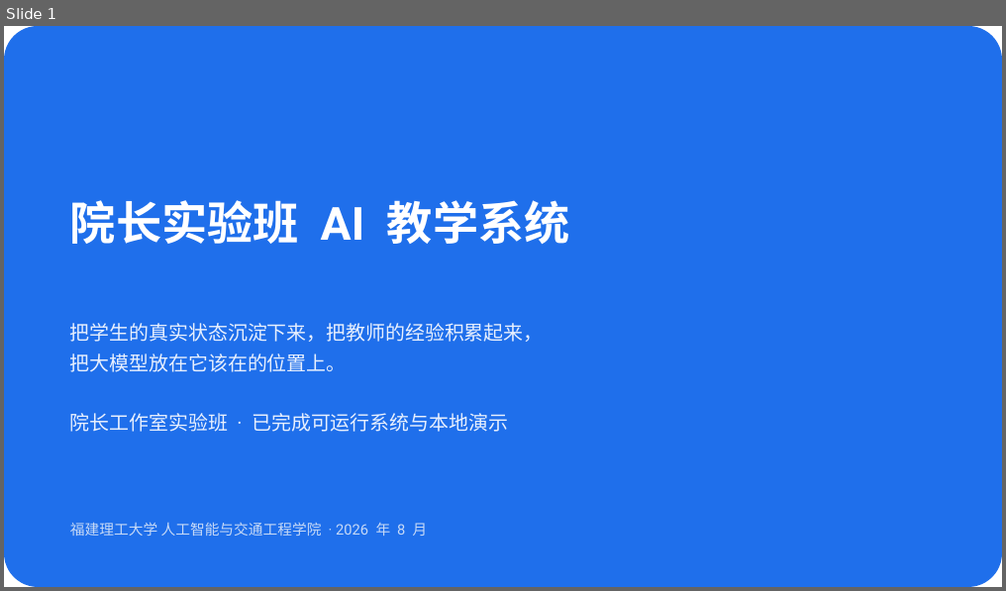
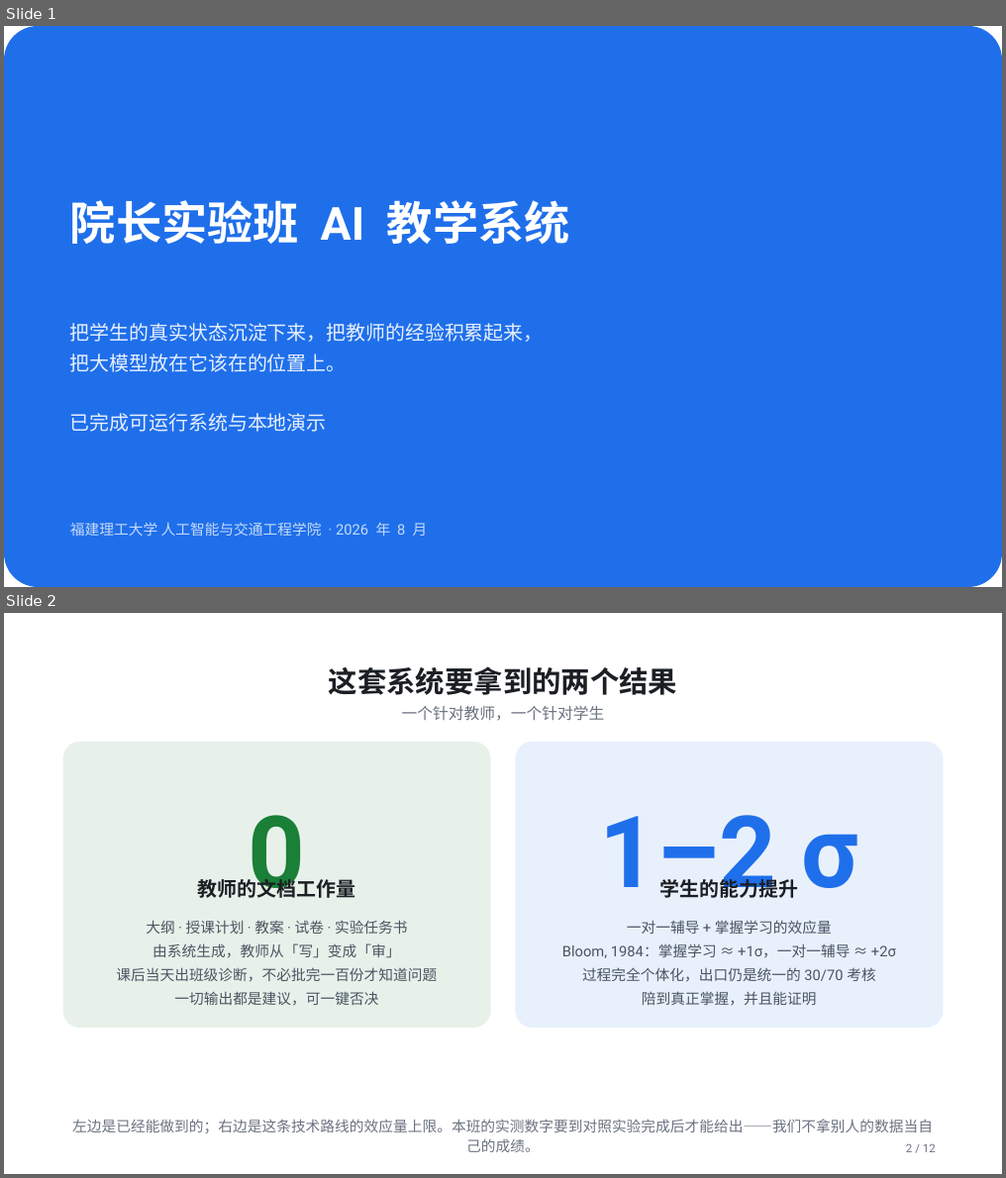
Before and after one commit to codesoldier99/AI_EDU, a slide deck: docs/slides/院长实验班AI教学系统_汇报.pptx. Shown one above the other, each under a label of ours: slide 1 before the commit, slides 1 and 2 after it. The pictures are 1006x591 and 1006x1178 pixels, drawn with LibreOffice and Linux fonts; fonts in the diff are those of the drawing. Boxes give left, top, right and bottom in pixels: in the first picture for what was removed or moved away, otherwise in the second. Text is boxed around its words. In the diff, an @@ line names an element or a change of style, - is before the commit and + after.

```diff
--- a/docs/slides/院长实验班AI教学系统_汇报.pptx
+++ b/docs/slides/院长实验班AI教学系统_汇报.pptx
@@ slide 2 added at [4, 613, 1002, 1174], background #FFFFFF @@
@@ text added at [329, 666, 677, 695], 28 pt, text #1B1F24, bold @@
+这套系统要拿到的两个结果
@@ text added at [402, 706, 605, 721], 15 pt, text #6B7280 @@
+一个针对教师，一个针对学生
@@ rounded rectangle added at [63, 742, 491, 1029], fill #1A7F37 at 10% opacity @@
@@ rounded rectangle added at [515, 742, 944, 1029], fill #1F6FEB at 10% opacity @@
@@ text added at [249, 815, 306, 898], 96 pt, text #1A7F37, bold @@
+0
@@ text added at [599, 815, 859, 898], 96 pt, text #1F6FEB, bold @@
+1–2 σ
@@ text added at [198, 876, 355, 898], 19 pt, text #1B1F24, bold @@
+教师的文档工作量
@@ text added at [660, 876, 798, 898], 19 pt, text #1B1F24, bold @@
+学生的能力提升
@@ text added at [116, 920, 437, 1006], 14 pt, text #4A5561 @@
+大纲 · 授课计划 · 教案 · 试卷 · 实验任务书
+由系统生成，教师从「写」变成「审」
+课后当天出班级诊断，不必批完一百份才知道问题
+一切输出都是建议，可一键否决
@@ text added at [562, 920, 896, 1006], 14 pt, text #4A5561 @@
+一对一辅导 + 掌握学习的效应量
+Bloom, 1984：掌握学习 ≈ +1σ，一对一辅导 ≈ +2σ
+过程完全个体化，出口仍是统一的 30/70 考核
+陪到真正掌握，并且能证明
@@ text added at [72, 1119, 933, 1153], 14 pt, text #6B7280 @@
+左边是已经能做到的；右边是这条技术路线的效应量上限。本班的实测数字要到对照实验完成后才能给出——我们不拿别人的数据当自己的成绩。
@@ text added at [906, 1144, 936, 1153], 11 pt, text #6B7280 @@
+2 / 12
@@ slide 1 changed as well @@
@@ text at [70, 413, 327, 432]: text changed @@
-院长工作室实验班 · 已完成可运行系统与本地演示
+已完成可运行系统与本地演示
```
Also in this commit, not shown: 10 other slides changed, 24 slides removed, 8 other files.
